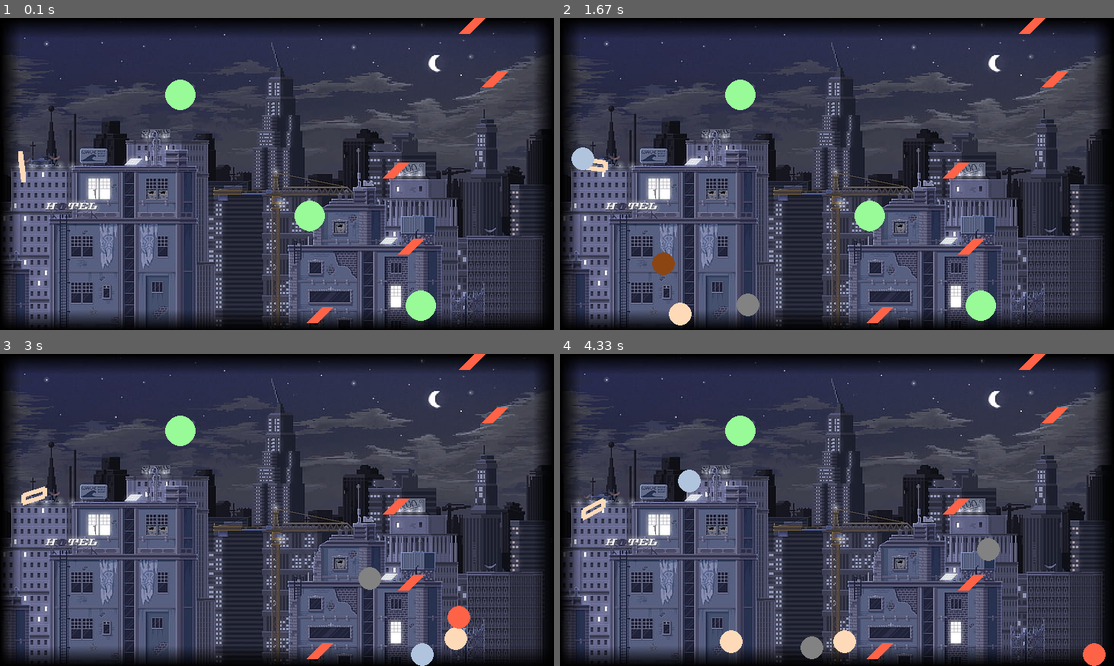
Above: before the commit, frames 1-4 (two rows, left to right).
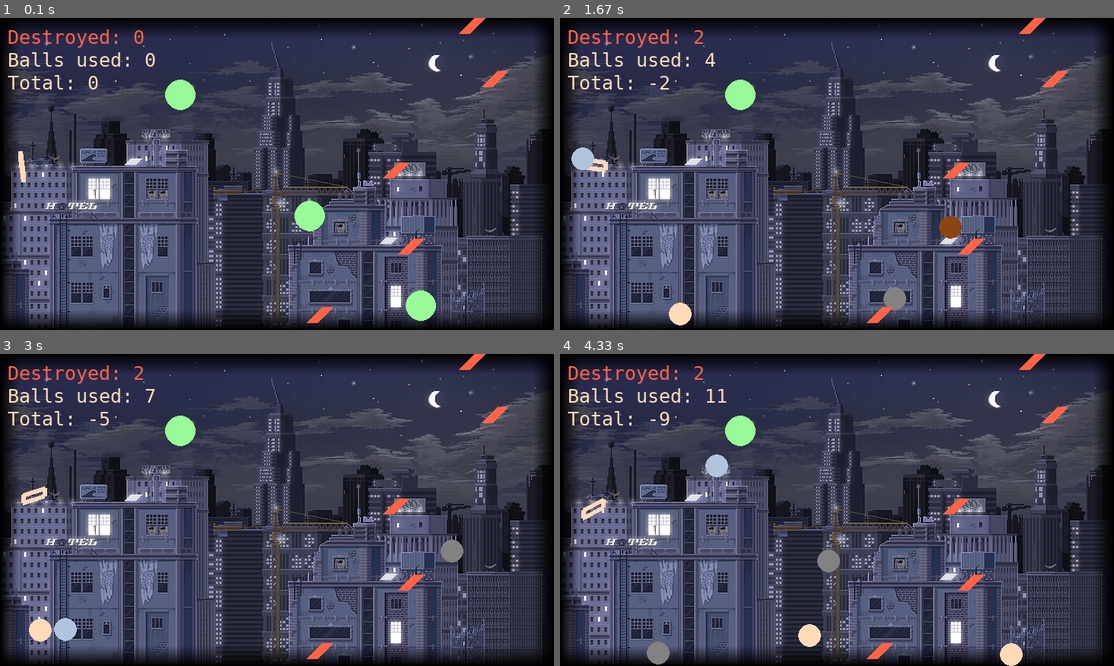
Above: after the commit, the same moments.

Repository: python-practice-b02-006/gribova
Game: pygame game, started from the_last_lab/my_guns.py
Same seed, same stepped clock (60 frames per second), same inputs: the game is played once before the commit and once after it.
Inputs (mouse positions are in pixels of both pictures, inside the frame that each line leads up to):
- Up to frame 1 (0.1 s): no input
- Up to frame 2 (1.67 s): click (837, 174) at 0.38 s; hold Up 0.67-1.13 s; click (1014, 164) at 0.75 s; hold Down 1.17-1.47 s; click (842, 195) at 1.25 s; hold Up from 1.5 s (still down); click (704, 177) at 1.58 s
- Up to frame 3 (3 s): release Up at 1.87 s; hold Down 1.9-2.27 s; click (332, 578) at 1.98 s; hold Up 2.3-2.6 s; click (105, 581) at 2.38 s; hold Down 2.63-2.93 s; click (360, 400) at 2.72 s; hold Up from 2.97 s (still down)
- Up to frame 4 (4.33 s): click (1041, 619) at 3.05 s; release Up at 3.33 s; hold Down 3.37-3.73 s; click (903, 538) at 3.45 s; hold Up 3.77-4.07 s; click (848, 403) at 3.85 s; hold Down from 4.1 s (still down); click (704, 447) at 4.18 s

The runs differ from the first frame. In frame 1, 0.9% of the frame differs, in the area x 1-29%, y 3-23%; in frame 2, 2.6%; in frame 3, 2.5%; in frame 4, 3.3%, in the area x 1-99%, y 3-100%.

Commit message:
plus table, plus music

Diff:
--- a/the_last_lab/my_guns.py
+++ b/the_last_lab/my_guns.py
@@ -108,7 +108,7 @@
 
 
 class Gun():
-    def __init__(self, coord=[30, SIZE[1]//2], minp=10, maxp=40):
+    def __init__(self, coord=[30, SIZE[1]//2], minp=10, maxp=50):
         self.coord = coord
         self.angle = 0
         self.min_pow = minp
@@ -207,6 +207,7 @@
             pg.draw.line(screen, TOMATO, obstacles[i][0], obstacles[i][1], 15)
         for target in self.targets:
             target.draw(screen)
+        self.score_t.draw(screen)
 
     def handle_events(self, events):
         done = False
@@ -266,6 +267,9 @@
 
 done = False
 
+pg.mixer.music.load('bisnesss.mp3')
+pg.mixer.music.play()
+
 SC_IMG = pg.image.load("night.jpg")
 screen.blit(SC_IMG, (0, 0))
 
